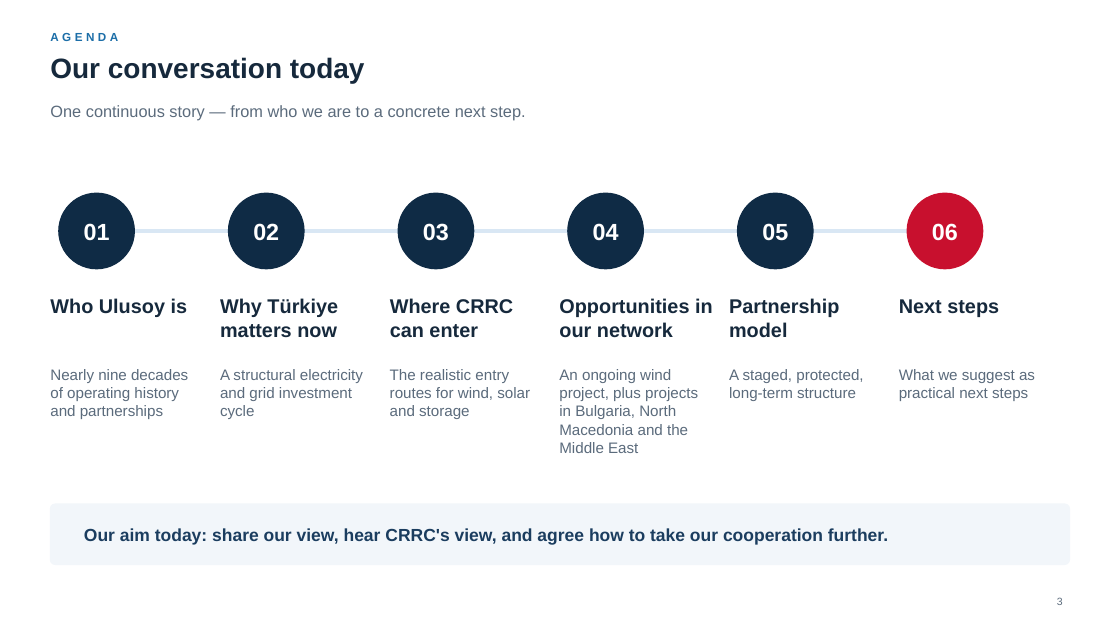
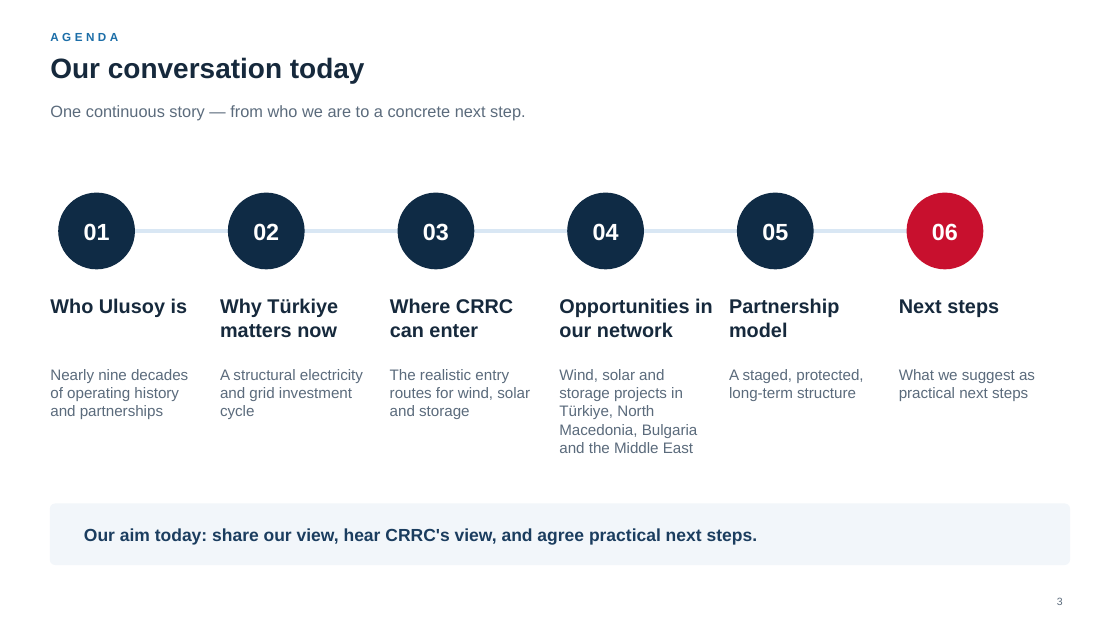
Before and after one commit to taimoorRazi/MultiTransformer, a slide deck: slide 3 of CRRC_Partnership/Ulusoy - CRRC Partnership.pptx. Drawn at 1120x630 pixels with LibreOffice and Linux fonts; fonts in the diff are those of the drawing; background and template pictures are left out. Boxes give left, top, right and bottom in pixels: in the first picture for what was removed or moved away, otherwise in the second. Text is boxed around its words. In the diff, an @@ line names an element or a change of style, - is before the commit and + after.

```diff
--- a/CRRC_Partnership/Ulusoy - CRRC Partnership.pptx
+++ b/CRRC_Partnership/Ulusoy - CRRC Partnership.pptx
@@ text at <box>559,369,698,453</box>: text changed @@
-An ongoing wind project, plus projects in Bulgaria, North Macedonia and the Middle East
+Wind, solar and storage projects in Türkiye, North Macedonia, Bulgaria and the Middle East
@@ text at <box>84,528,758,545</box>: text changed @@
-Our aim today: share our view, hear CRRC's view, and agree how to take our cooperation further.
+Our aim today: share our view, hear CRRC's view, and agree practical next steps.
```
Also in this commit, not shown: 9 other slides changed, 13 other files.
